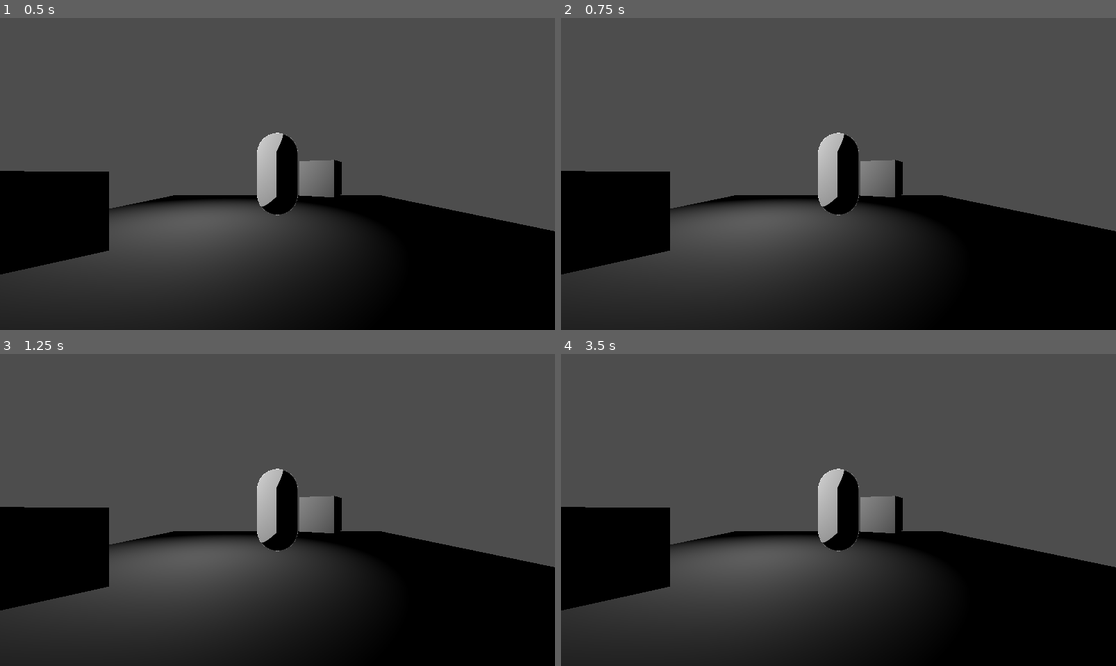
Above: before the commit, frames 1-4 (two rows, left to right).
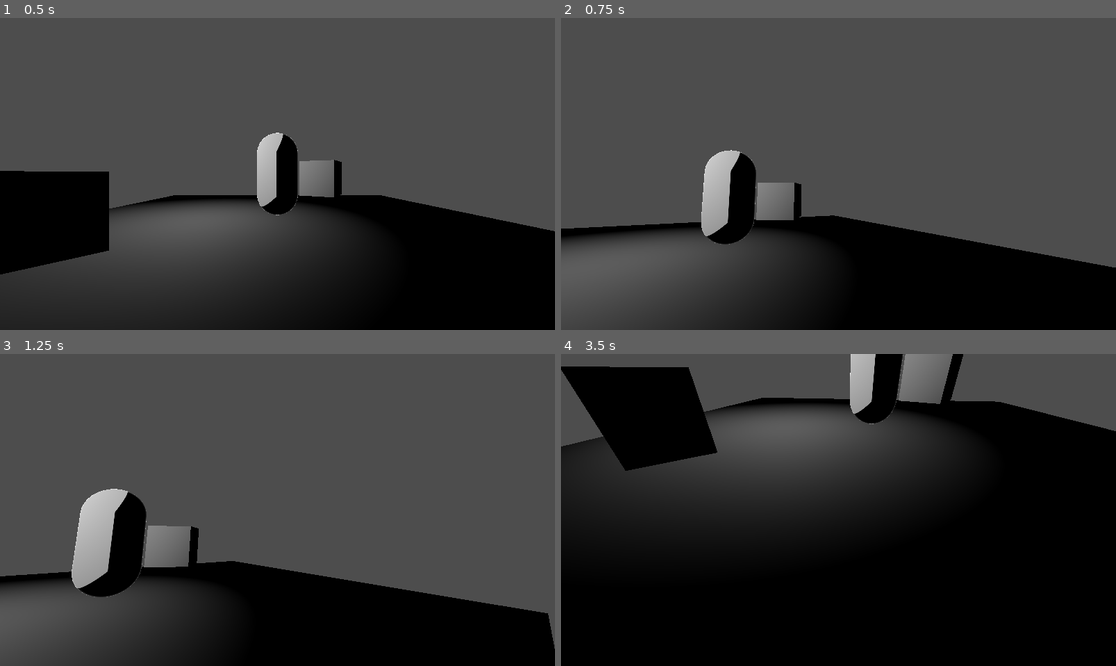
Above: after the commit, the same moments.

Repository: raiinamoor/GameOff2024
Game: Godot game, scene res://main.tscn
Two runs of this game, one before a commit and one after it. Both use one fixed random seed, a clock stepped at 60 frames per second and the inputs below.
Inputs (mouse positions are in pixels of both pictures, inside the frame that each line leads up to):
- Up to frame 1 (0.5 s): no input
- Up to frame 2 (0.75 s): tap Enter at 0.5 s; move the mouse to (960, 158) at 0.52 s
- Up to frame 3 (1.25 s): no input
- Up to frame 4 (3.5 s): move the mouse to (727, 525) at 1.27 s; move the mouse to (894, 441) at 2.02 s; move the mouse to (810, 572) at 2.77 s

Frame 1 is identical in both runs. In frame 2, 24% of the frame differs, in the area x 0-100%, y 36-100%; in frame 3, 27%; in frame 4, 58%, in the area x 0-100%, y 0-100%.

Commit message:
Add a script for limited camera rotation
Might need to put the code that rotates the camera into unhandled_input (so that input isn't taken all the time, e.g. when the game is paused)

Diff:
--- /dev/null
+++ b/camera_rotation.gd
@@ -0,0 +1,22 @@
+extends Camera3D
+
+
+@export var horizontal_limit_deg: int = 90
+@export var vertical_limit_deg: int = 90
+@export var lerp_coefficient: float = 5
+
+var target_rotation: Vector3 = Vector3.ZERO
+
+@onready var viewport: Viewport = get_viewport()
+@onready var viewport_center: Vector2:
+	get: return viewport.get_visible_rect().get_center()
+@onready var initial_rotation = rotation_degrees
+
+
+func _process(delta: float) -> void:
+	var centered_mouse_pos = (viewport.get_mouse_position() - viewport_center)
+	centered_mouse_pos = centered_mouse_pos.clamp(-viewport_center, viewport_center)
+	target_rotation.y = initial_rotation.y - lerp(0, horizontal_limit_deg, centered_mouse_pos.x / viewport_center.x)
+	target_rotation.x = initial_rotation.x - lerp(0, vertical_limit_deg, centered_mouse_pos.y / viewport_center.y)
+
+	rotation_degrees = lerp(rotation_degrees, target_rotation, lerp_coefficient * delta)
--- a/test_scene.tscn
+++ b/test_scene.tscn
@@ -1,4 +1,6 @@
-[gd_scene load_steps=6 format=3 uid="uid://c28lnqnub22nl"]
+[gd_scene load_steps=7 format=3 uid="uid://c28lnqnub22nl"]
+
+[ext_resource type="Script" path="res://camera_rotation.gd" id="1_2klyf"]
 
 [sub_resource type="CapsuleMesh" id="CapsuleMesh_7vxov"]
 
@@ -26,6 +28,7 @@
 
 [node name="Camera3D" type="Camera3D" parent="."]
 transform = Transform3D(1, 0, 0, 0, 1, 0, 0, 0, 1, 0, 0, 5)
+script = ExtResource("1_2klyf")
 
 [node name="MeshInstance3D2" type="MeshInstance3D" parent="."]
 transform = Transform3D(1, 0, 0, 0, 1, 0, 0, 0, 1, 0, -1.53178, 0)
